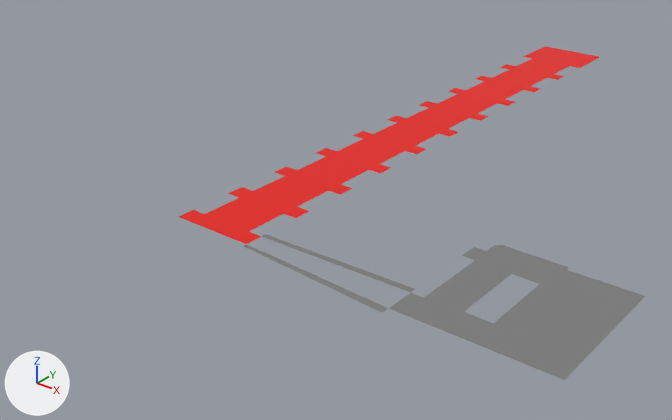
An edit to the glTF model models/bNavMesh.glb, drawn before and after from the same camera.
Before and after are seen from a 50 mm lens placed at (72.8, -69.2, 50.1), pointed at (-6.5, 30.0, -11.3). Lighting does not change. The marker at lower left points along +X, +Y and +Z. Where no turn or scale is listed for an object, it has been applied to the vertices. Vertices at the same position are counted once.
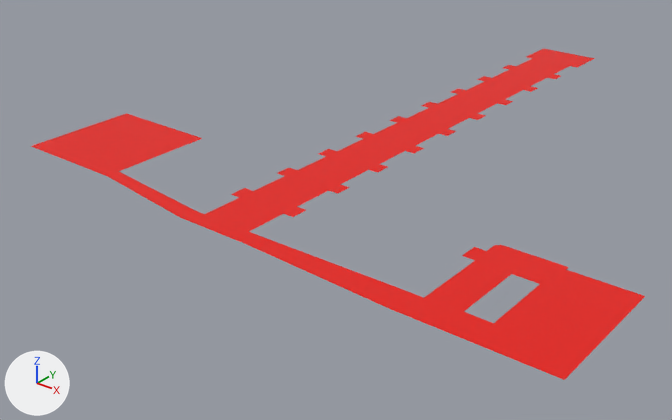
Where the newer file only moved an object's origin or applied its transform, the numbers keep the older frame.

What changed in the scene script:
```text
Change me_mesh_0_002:
    used by ob_object_1; location = (40.0, 0.0, 0.0)
    remove me_mesh_0_002.from_pydata(...)  # 110 vertices, 108 faces; spans x -45.7..5.9, y -3.9..93.6, z 0.0
    add me_mesh_0_002.from_pydata(...)  # 112 vertices, 112 faces; spans x -79.3..5.9, y -2.8..92.1, z 0.0
    me_mesh_0_002 part 1
    8 vertices are removed from x -45.7..-13.5, y -3.9..2.1, z 0.0
    8 faces are deleted
    19 vertices in x -34.3, y 6.9..84.7, z 0.0 move by (-0.4, 0.0, 0.0)
    10 vertices in x -45.7, y 6.9..44.0, z 0.0 move by (0.4, 0.0, 0.0)
    9 vertices in x -45.7, y 50.1..84.7, z 0.0 move by (0.5, 0.0, 0.0)
    4 vertices move from x -45.7..-34.3, y 93.6, z 0.0 to x -45.2..-34.7, y 92.1, z 0.0
    10 vertices are added at x -79.3..-34.7, y -1.8..18.3, z 0.0
    12 new faces join them
    me_mesh_0_002 part 2: 18 faces spanning x -13.6..5.9, y -2.8..16.4, z 0.0 switch from mat_default_material_001 (grey #808080) to mat_material_002 (red #e70f00)
```

Changed parts and their boxes (x1, y1, x2, y2) in the pictures (672 x 420 px; the box of a moved part takes in the faces that stretch with it):
'Object_1', reshaped (32% wider)
    before: (179, 46, 645, 380)
    after: (31, 49, 645, 380)
part 1 of me_mesh_0_002, moved or reshaped
    before: (179, 46, 600, 313)
    after: (31, 49, 595, 308)
part 2 of me_mesh_0_002, recoloured (grey to red)
    both: (389, 245, 645, 380)
